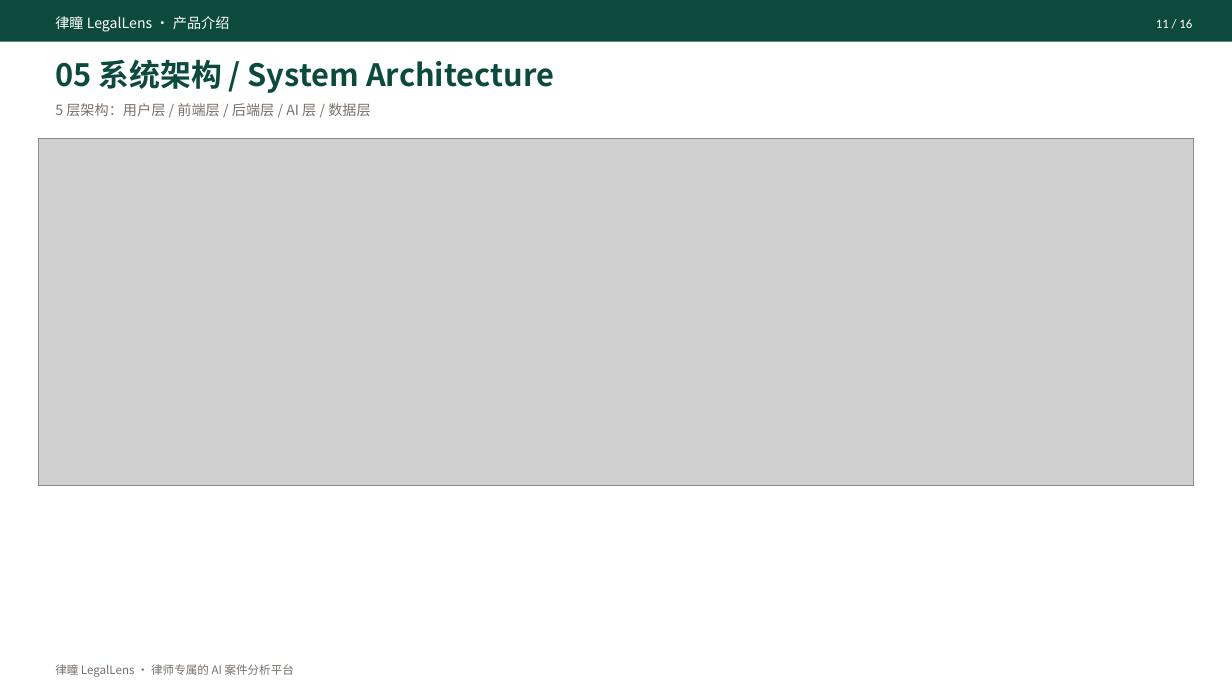
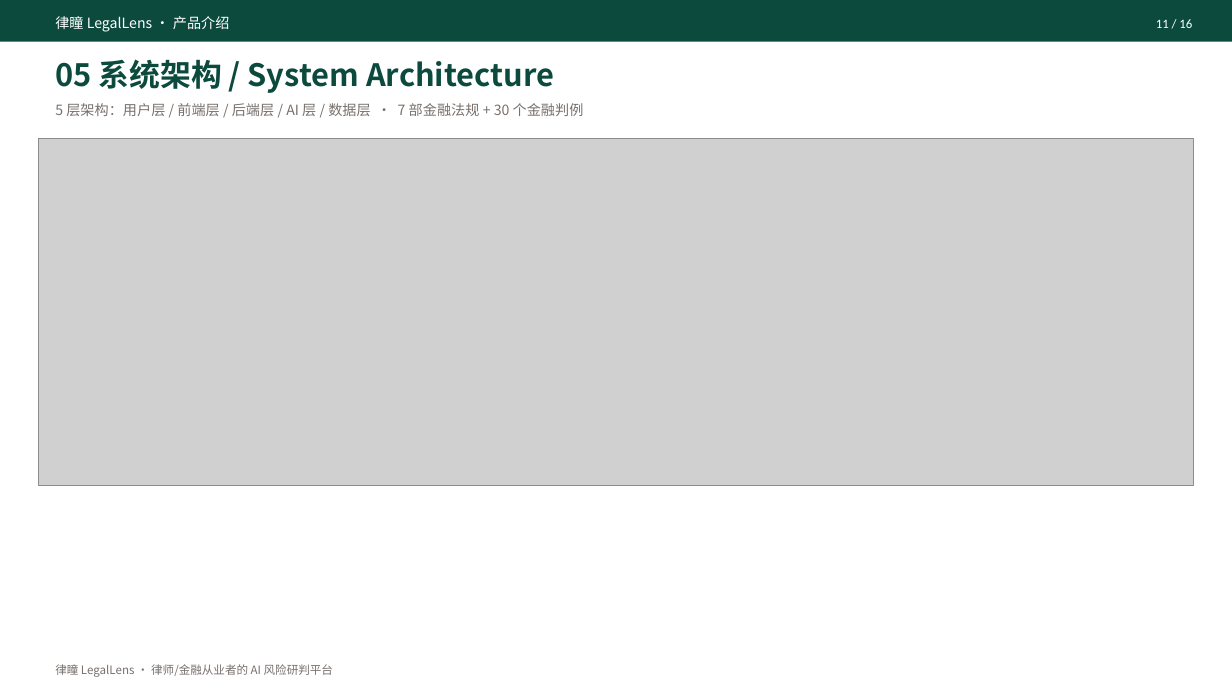
Before and after one commit to A-yiren/legal-lens, a slide deck: slide 11 of docs/律瞳-LegalLens-产品介绍.pptx. Drawn at 1232x693 pixels with LibreOffice and Linux fonts; fonts in the diff are those of the drawing; grey boxes stand for pictures. Boxes give left, top, right and bottom in pixels: in the first picture for what was removed or moved away, otherwise in the second. Text is boxed around its words. In the diff, an @@ line names an element or a change of style, - is before the commit and + after.

Commit message:
docs: 16 页 PPT 金融版 (GOAI AI+金融 赛道) + 简介改 485 汉字 + 改前端示例案情

```diff
--- a/docs/律瞳-LegalLens-产品介绍.pptx
+++ b/docs/律瞳-LegalLens-产品介绍.pptx
@@ text at [55, 103, 584, 116]: text changed @@
-5 层架构：用户层 / 前端层 / 后端层 / AI 层 / 数据层
+5 层架构：用户层 / 前端层 / 后端层 / AI 层 / 数据层 · 7 部金融法规 + 30 个金融判例
@@ text at [55, 664, 333, 677]: text changed @@
-律瞳 LegalLens · 律师专属的 AI 案件分析平台
+律瞳 LegalLens · 律师/金融从业者的 AI 风险研判平台
```
Also in this commit, not shown: 15 other slides changed, 19 other files.
